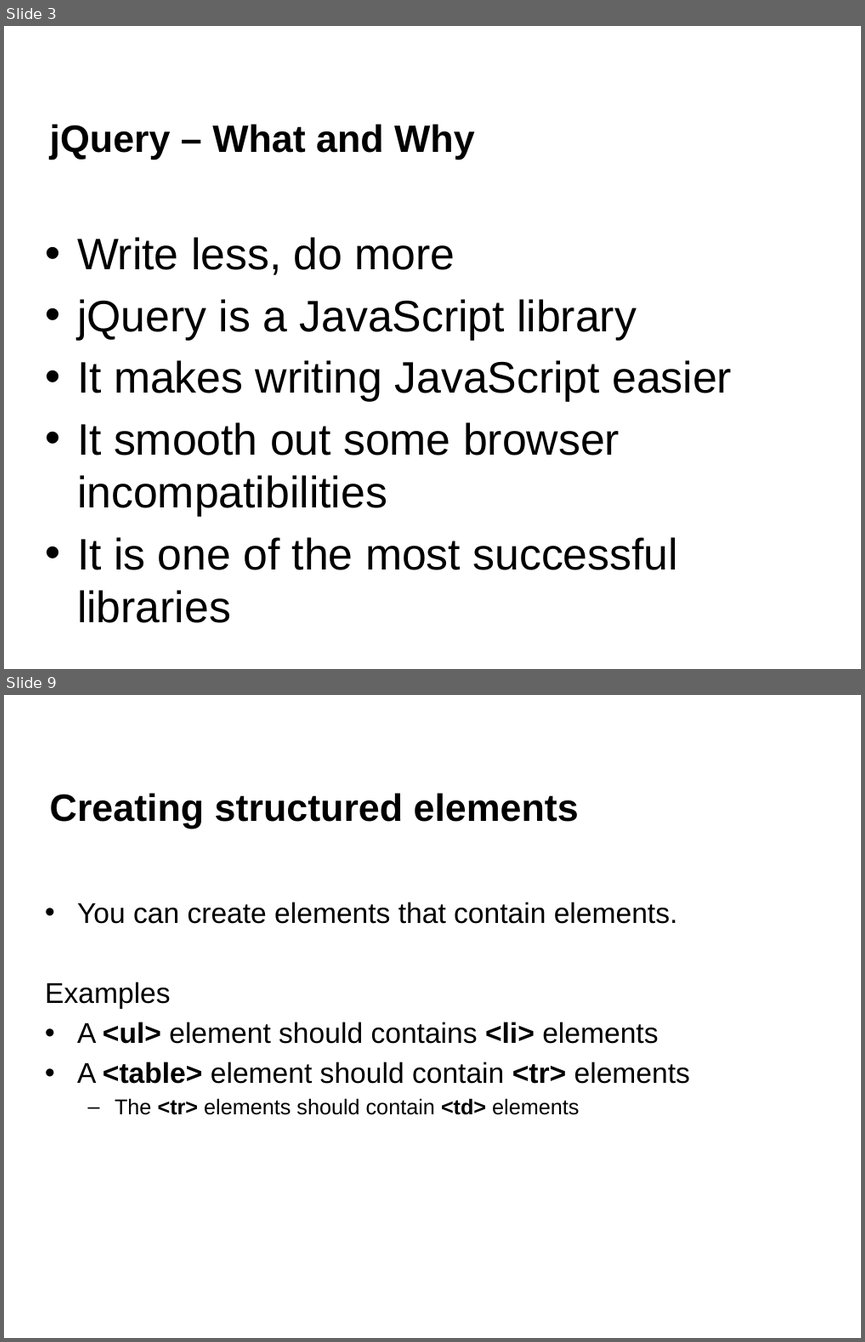
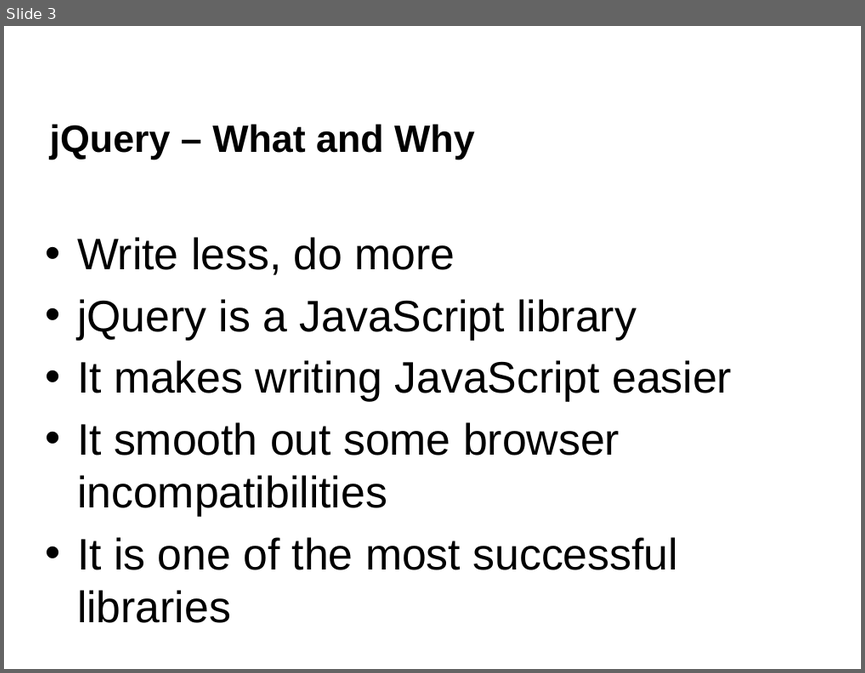
Before and after one commit to napier40000036/jQueryTutorial, a slide deck: jQuery L01 Introduction.pptx. Shown one above the other, each under a label of ours: slides 3 and 9 before the commit, slide 3 after it; the slides between them are not shown. The pictures are 865x1342 and 865x673 pixels, drawn with LibreOffice and Linux fonts; fonts in the diff are those of the drawing; background and template pictures are left out. Boxes give left, top, right and bottom in pixels: in the first picture for what was removed or moved away, otherwise in the second. Text is boxed around its words. In the diff, an @@ line names an element or a change of style, - is before the commit and + after.

```diff
--- a/jQuery L01 Introduction.pptx
+++ b/jQuery L01 Introduction.pptx
@@ slide 9 removed at (4,695,861,1338), background #FFFFFF @@
@@ title removed at (50,793,579,828) @@
-Creating structured elements
@@ text removed at (45,902,690,1115) @@
-• You can create elements that contain elements.
-Examples
-• A <ul> element should contains <li> elements
-• A <table> element should contain <tr> elements
-  – The <tr> elements should contain <td> elements
```
Also in this commit, not shown: 7 slides changed, 16 slides added, 2 other slides removed, 2 other files.
